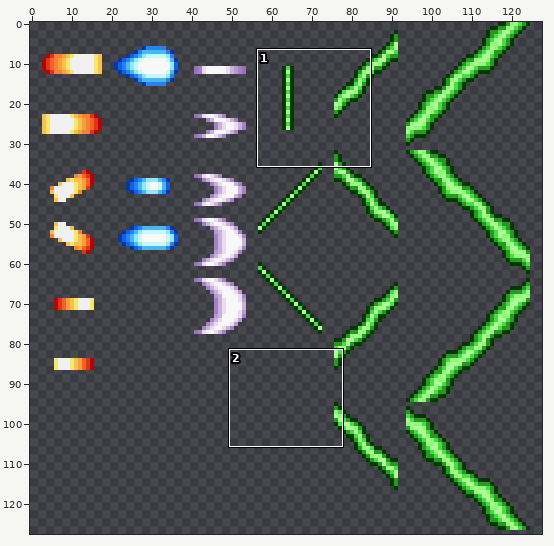
Two versions of one sprite sheet, AndroDunos/Game/assets/ship/laser_types.png. The first picture is a wide view before the edit; the outline marks the close-up.
Close-up. Before the edit:
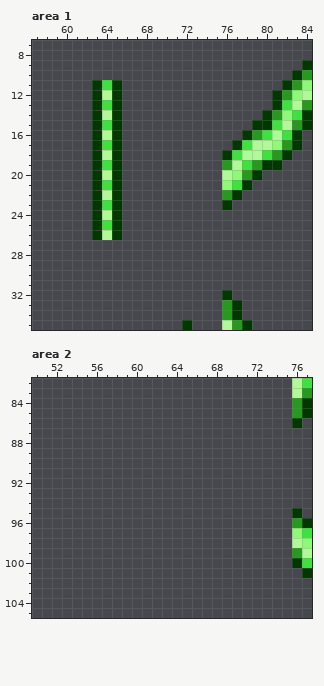
The file is 128x128 pixels. Shown: area 1: x 57..84, y 7..35; area 2: x 50..77, y 82..105.
The result:
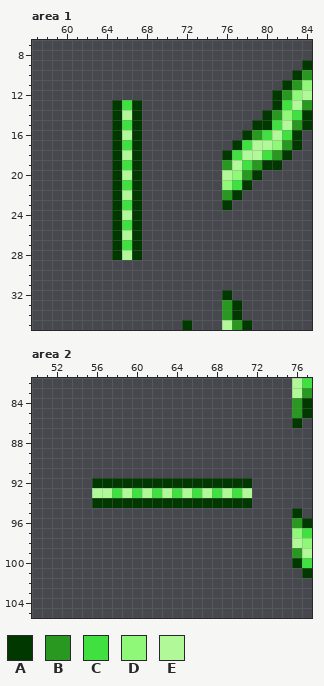
Palette (. is transparent): A #003800  B #289820  C #40e040  D #90f878  E #b0f898
From old to new:
--- area 1
@@ x 61..69 @@
 10 .........
-11 ..ACA....
-12 ..AEA....
-13 ..ACA....
-14 ..AEA....
-15 ..ACA....
-16 ..AEA....
-17 ..ACA....
-18 ..AEA....
-19 ..ACA....
-20 ..AEA....
-21 ..ACA....
-22 ..AEA....
-23 ..ACA....
-24 ..AEA....
-25 ..ACA....
-26 ..AEA....
-27 .........
-28 .........
+11 .........
+12 .........
+13 ....ACA..
+14 ....AEA..
+15 ....ACA..
+16 ....AEA..
+17 ....ACA..
+18 ....AEA..
+19 ....ACA..
+20 ....AEA..
+21 ....ACA..
+22 ....AEA..
+23 ....ACA..
+24 ....AEA..
+25 ....ACA..
+26 ....AEA..
+27 ....ACA..
+28 ....AEA..
 29 .........
--- area 2
@@ x 50..77 @@
  91 ............................
- 92 ............................
- 93 ............................
- 94 ............................
+ 92 ......AAAAAAAAAAAAAAAA......
+ 93 ......EECECECECECECECE......
+ 94 ......AAAAAAAAAAAAAAAA......
  95 ..........................A.
